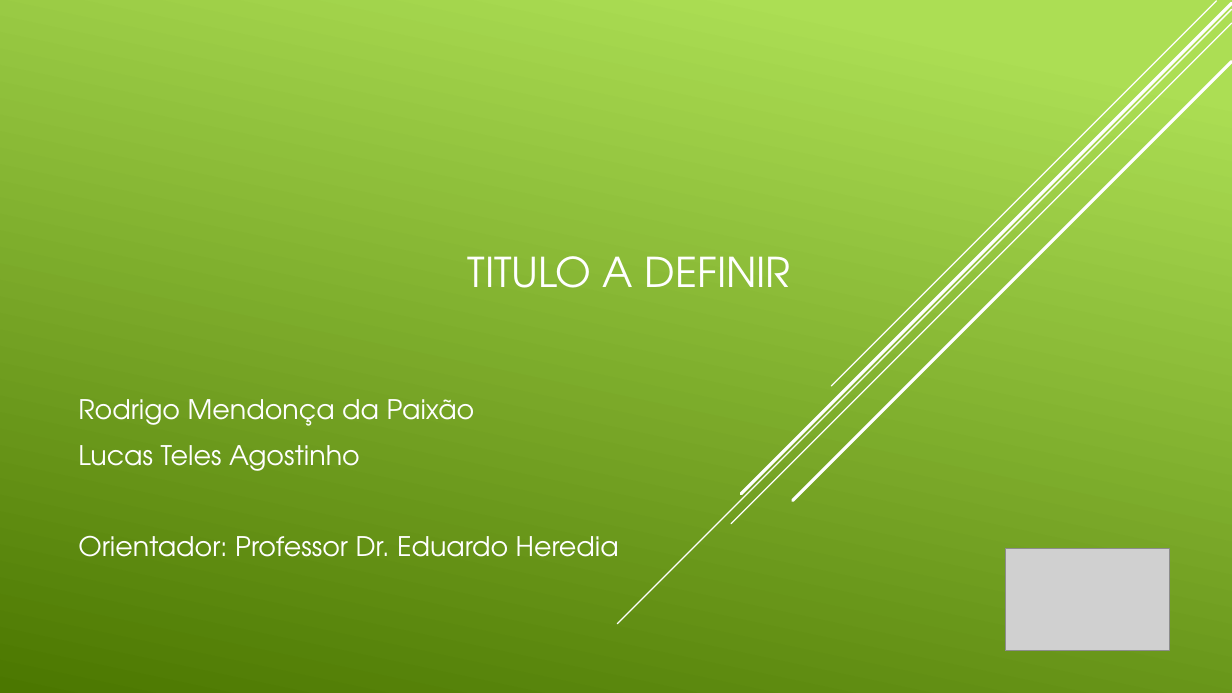
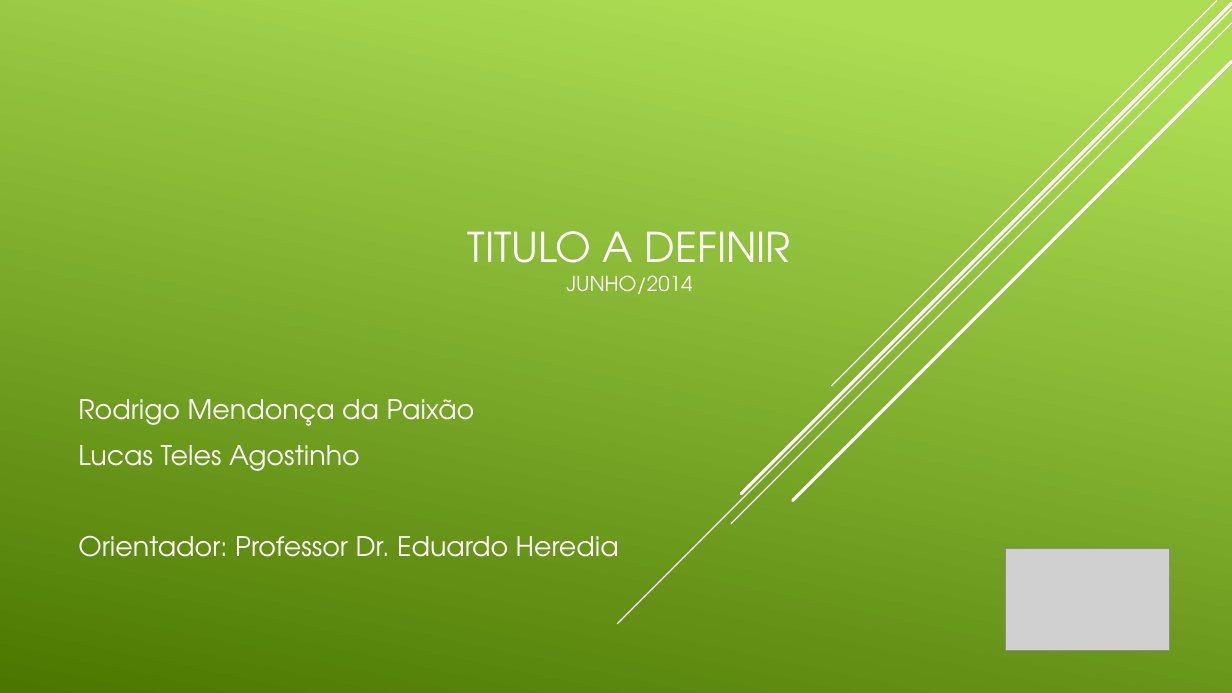
Before and after one commit to GDPLTDA/SenacTCC, a slide deck: slide 1 of Apresentação.pptx. Drawn at 1232x693 pixels with LibreOffice and Linux fonts; fonts in the diff are those of the drawing; grey boxes stand for pictures. Boxes give left, top, right and bottom in pixels: in the first picture for what was removed or moved away, otherwise in the second. Text is boxed around its words. In the diff, an @@ line names an element or a change of style, - is before the commit and + after.

```diff
--- a/Apresentação.pptx
+++ b/Apresentação.pptx
@@ title at (468,231,791,294): text changed @@
-TITULO A DEFINIR
+TITULO A DEFINIR
+JUNHO/2014
```
Also in this commit, not shown: 4 other slides changed, 5 other files.
